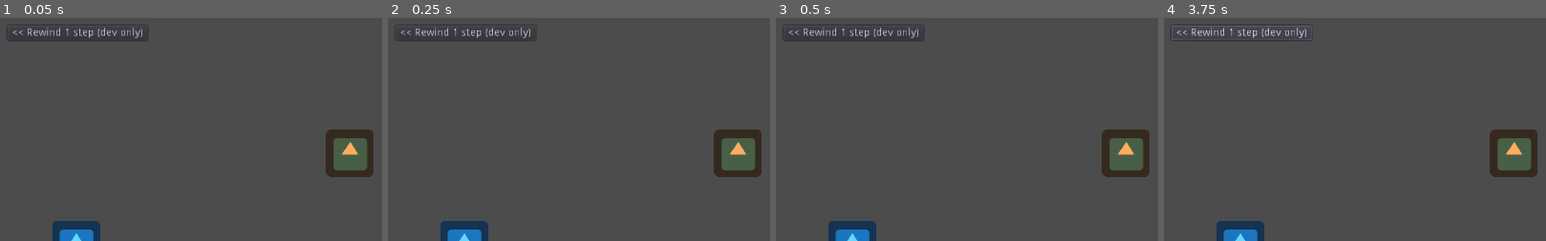
Above: before the commit, frames 1-4 (left to right).
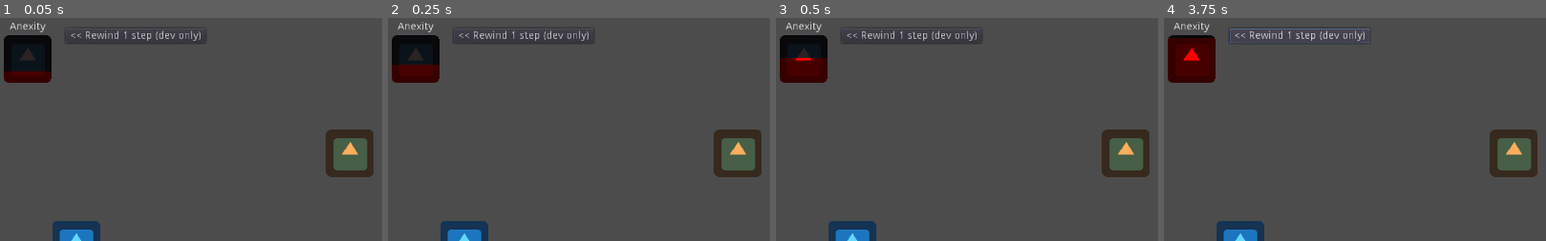
Above: after the commit, the same moments.

Repository: jordgubben/gw24-fam-andersson
Game: Godot game, scene res://FamilyDinner.tscn
Same seed, same stepped clock (60 frames per second), same inputs: the game is played once before the commit and once after it. The engine's default icon, where the game draws it, is replaced by a stand-in: a white triangle on a blue panel in a dark square.
Inputs:
- Up to frame 1 (0.05 s): no input
- Up to frame 2 (0.25 s): no input
- Up to frame 3 (0.5 s): no input
- Up to frame 4 (3.75 s): click "Continue.." at 0.5 s; click "It's great to finally meet my…" at 1.25 s; click "Continue.." at 2 s; click "(Apologize)" at 2.75 s; click "<< Rewind 1 step (dev only)" at 3.5 s
The pictures show only the part of the screen within x 0-50%, y 0-50%; the shares and areas given below are measured in that part.

The runs differ from the first frame. In frame 1, 3.7% of the frame differs, in the area x 1-53%, y 1-30%; in frame 2, 3.7%; in frame 3, 3.7%; in frame 4, 4.0%, in the area x 1-54%, y 1-30%.

Commit message:
Add anexity bar

Diff:
--- a/FamilyDinner.tscn
+++ b/FamilyDinner.tscn
@@ -10,6 +10,7 @@
 [ext_resource path="res://people/fil_port.png" type="Texture" id=8]
 [ext_resource path="res://people/bil_port.png" type="Texture" id=9]
 [ext_resource path="res://Conversation.gd" type="Script" id=10]
+[ext_resource path="res://ui/AnexityBar.tscn" type="PackedScene" id=11]
 
 [node name="FamilyDinner" type="Node2D"]
 script = ExtResource( 1 )
@@ -24,6 +25,9 @@
 "_edit_use_anchors_": false
 }
 
+[node name="AnexityBar" parent="ui" instance=ExtResource( 11 )]
+target = 5.0
+
 [node name="narrative" parent="ui" instance=ExtResource( 3 )]
 visible = false
 
@@ -32,13 +36,16 @@
 margin_bottom = 4.0
 
 [node name="MarginContainer" type="MarginContainer" parent="ui"]
-margin_right = 208.0
-margin_bottom = 40.0
+margin_left = 78.0
+margin_top = 4.0
+margin_right = 286.0
+margin_bottom = 44.0
 custom_constants/margin_right = 10
 custom_constants/margin_top = 10
 custom_constants/margin_left = 10
 custom_constants/margin_bottom = 10
 __meta__ = {
+"_edit_group_": true,
 "_edit_use_anchors_": false
 }
 
--- /dev/null
+++ b/ui/AnexityBar.gd
@@ -0,0 +1,12 @@
+extends Control
+
+export (float, 0, 5) var target: float = 0
+
+func _process(delta):
+	if target != $progress.value:
+		var diff = self.target - $progress.value
+		var change : float = diff * delta
+		if abs(diff) <= $progress.step:
+			$progress.value = self.target
+		else:
+			$progress.value += change
--- /dev/null
+++ b/ui/AnexityBar.tscn
@@ -0,0 +1,46 @@
+[gd_scene load_steps=3 format=2]
+
+[ext_resource path="res://icon.png" type="Texture" id=1]
+[ext_resource path="res://ui/AnexityBar.gd" type="Script" id=2]
+
+[node name="AnexityBar" type="VBoxContainer"]
+margin_left = 5.0
+margin_top = 5.0
+margin_right = 69.0
+margin_bottom = 92.0
+size_flags_horizontal = 4
+size_flags_vertical = 8
+script = ExtResource( 2 )
+__meta__ = {
+"_edit_use_anchors_": false
+}
+
+[node name="Label" type="Label" parent="."]
+margin_right = 64.0
+margin_bottom = 14.0
+size_flags_horizontal = 3
+size_flags_vertical = 1
+text = "Anexity"
+align = 1
+valign = 1
+__meta__ = {
+"_edit_use_anchors_": false
+}
+
+[node name="progress" type="TextureProgress" parent="."]
+margin_top = 18.0
+margin_right = 64.0
+margin_bottom = 87.0
+size_flags_horizontal = 3
+size_flags_vertical = 3
+max_value = 5.0
+step = 0.01
+value = 1.0
+texture_under = ExtResource( 1 )
+texture_progress = ExtResource( 1 )
+fill_mode = 3
+tint_under = Color( 0.160784, 0.137255, 0.137255, 1 )
+tint_progress = Color( 1, 0, 0, 1 )
+__meta__ = {
+"_edit_use_anchors_": false
+}
Not shown: 1 places in FamilyDinner.tscn that only renumber resources
